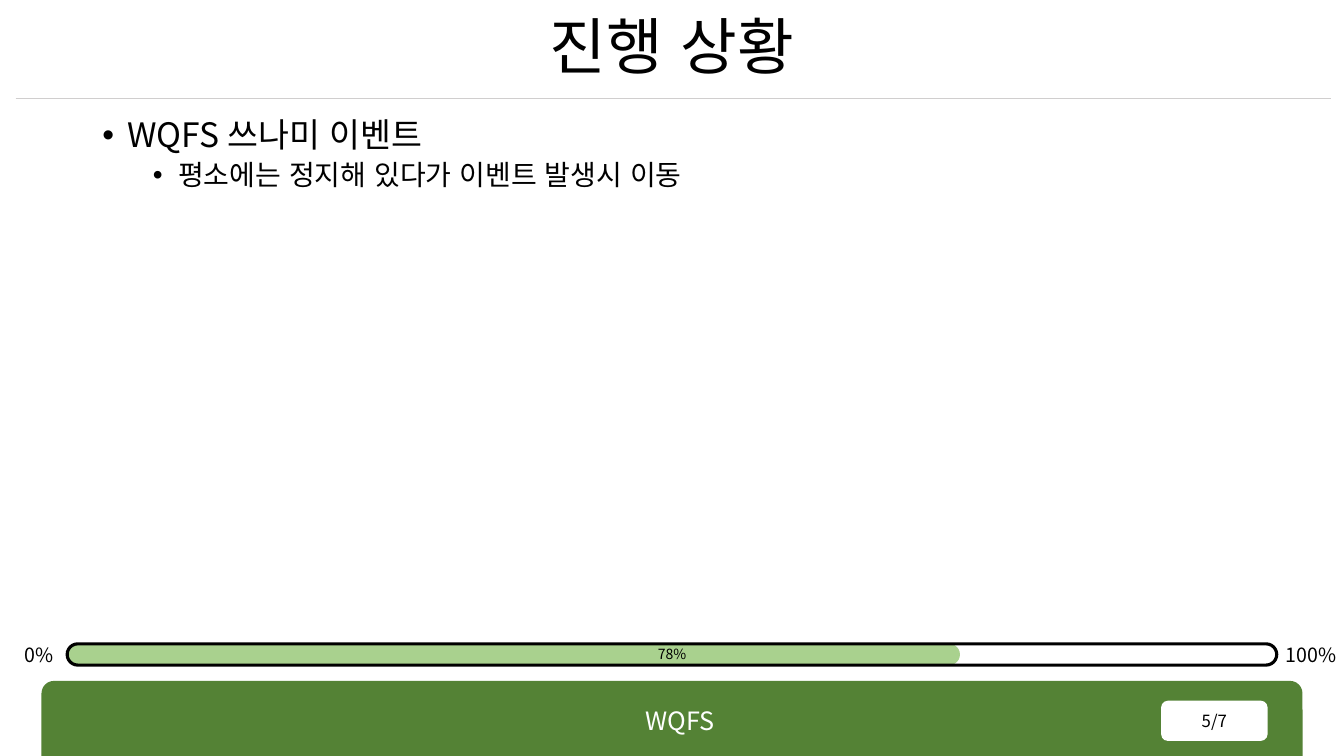
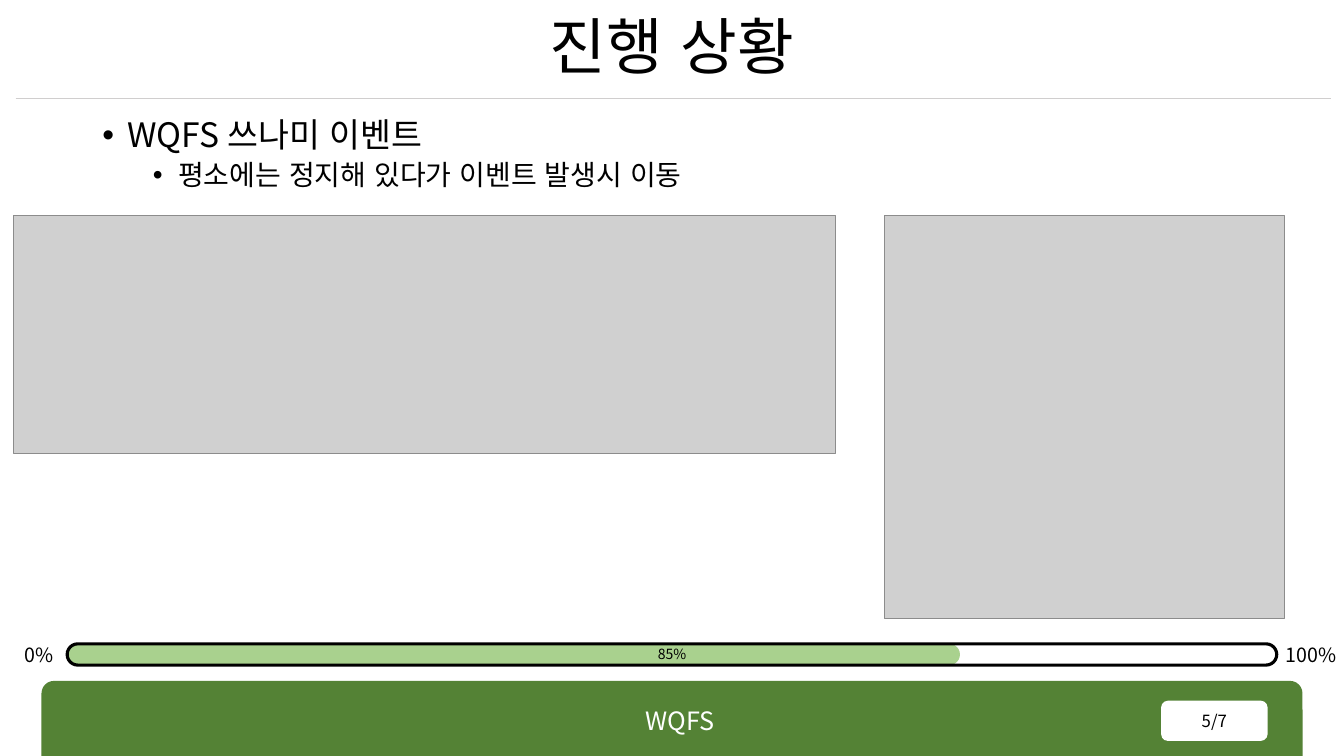
Before and after one commit to rennOobayashi/WQFS, a slide deck: slide 5 of WQFS.pptx. Drawn at 1344x756 pixels with LibreOffice and Linux fonts; fonts in the diff are those of the drawing; grey boxes stand for pictures. Boxes give left, top, right and bottom in pixels: in the first picture for what was removed or moved away, otherwise in the second. Text is boxed around its words. In the diff, an @@ line names an element or a change of style, - is before the commit and + after.

```diff
--- a/WQFS.pptx
+++ b/WQFS.pptx
@@ picture added at [13, 216, 836, 454] @@
@@ picture added at [885, 216, 1286, 619] @@
@@ text at [658, 648, 686, 664]: text changed @@
-78%
+85%
```
Also in this commit, not shown: 4 other slides changed, 28 other files.
